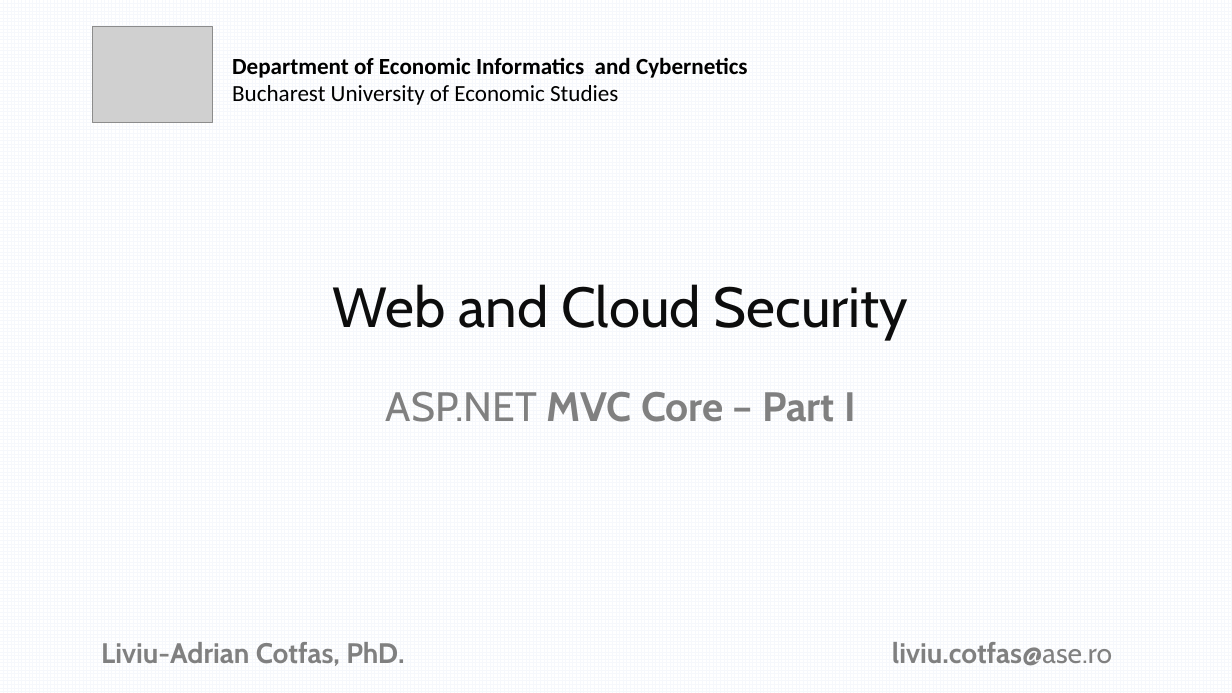
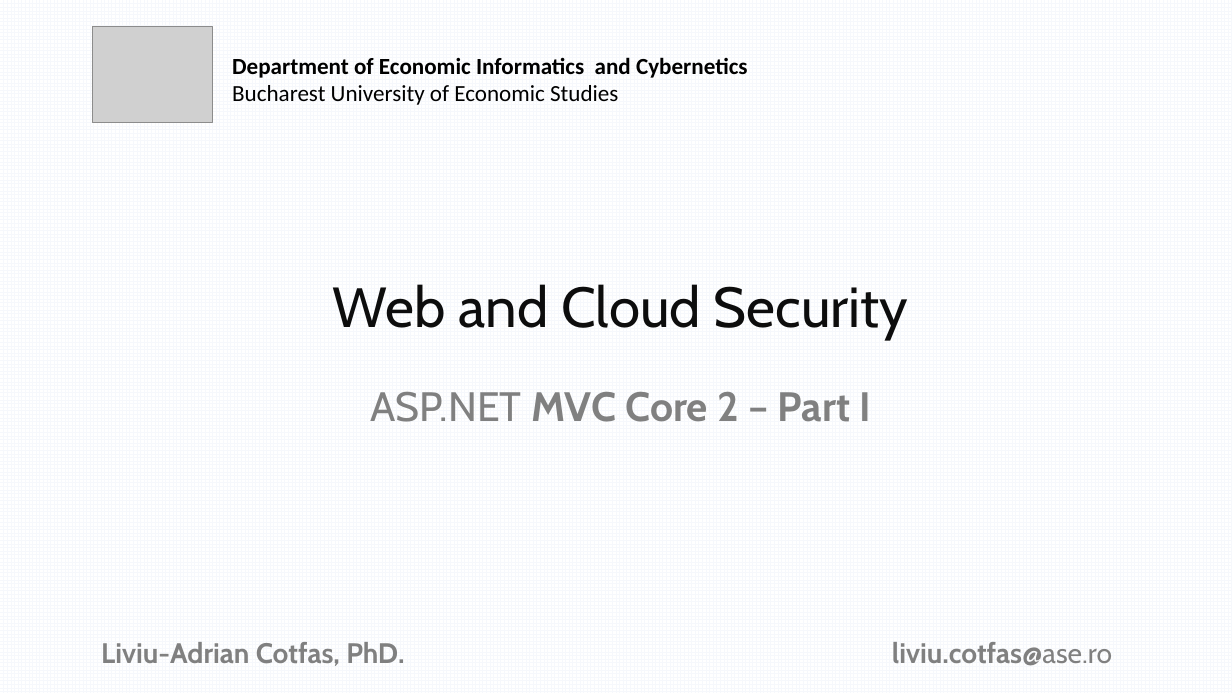
Before and after one commit to liviucotfas/ase-web-and-cloud-applications-security, a slide deck: slide 1 of Presentation ASPNET MVC Core - Part I.pptx. Drawn at 1232x693 pixels with LibreOffice and Linux fonts; fonts in the diff are those of the drawing; grey boxes stand for pictures; background and template pictures are left out. Boxes give left, top, right and bottom in pixels: in the first picture for what was removed or moved away, otherwise in the second. Text is boxed around its words. In the diff, an @@ line names an element or a change of style, - is before the commit and + after.

```diff
--- a/Presentation ASPNET MVC Core - Part I.pptx
+++ b/Presentation ASPNET MVC Core - Part I.pptx
@@ text at (370,392,872,422): text changed @@
-ASP.NET MVC Core – Part I
+ASP.NET MVC Core 2 – Part I
```
Also in this commit, not shown: 17 other slides changed, 2 slides removed, 4 other files.
